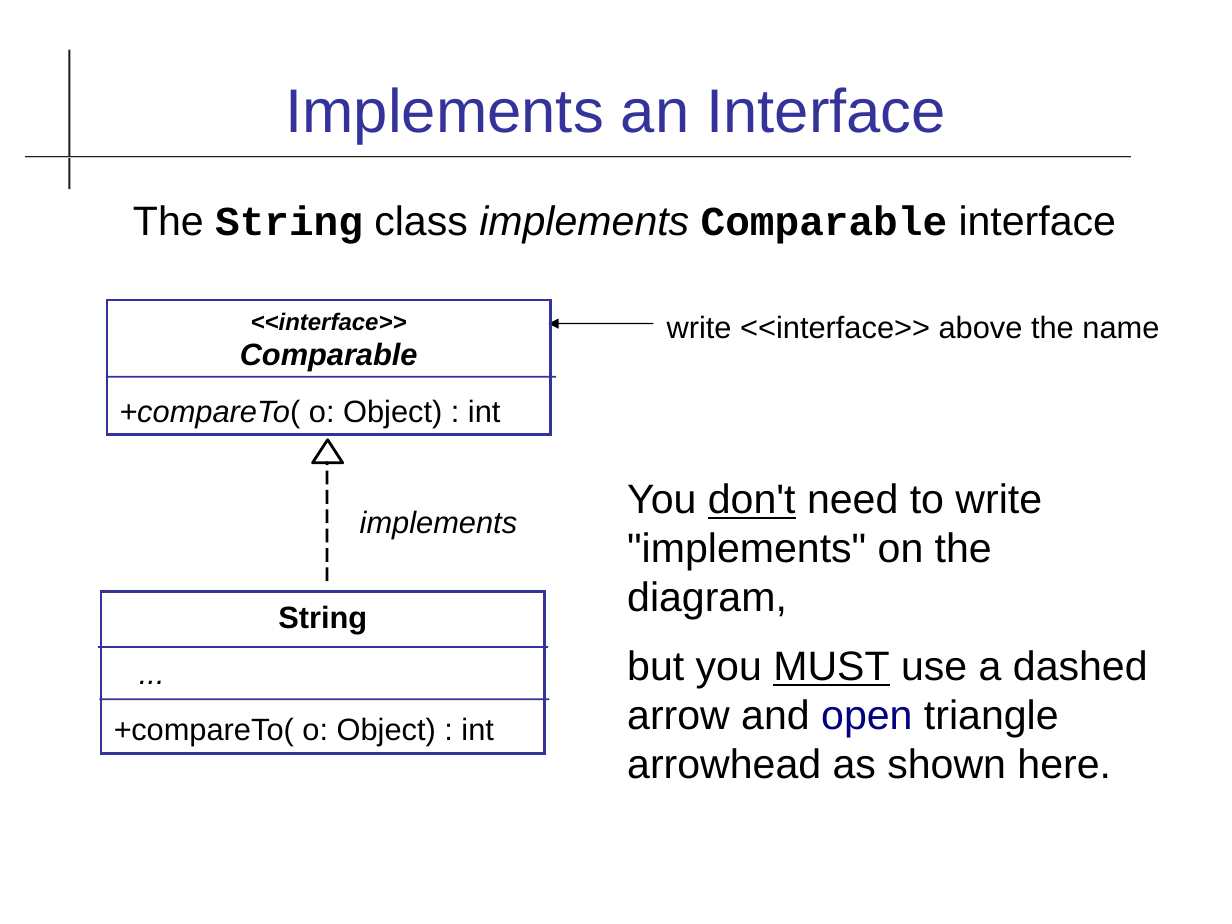
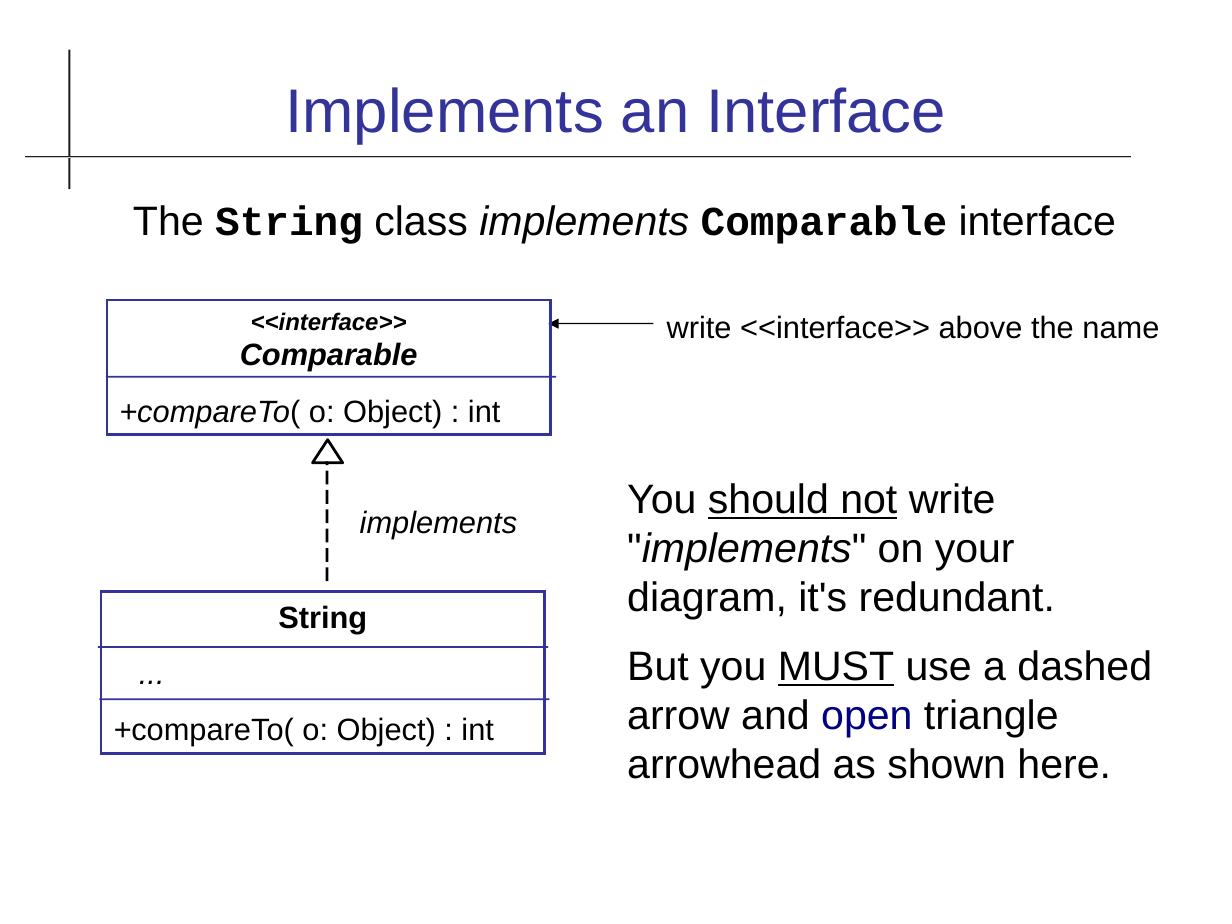
Before and after one commit to cpske/ISP, a slide deck: slide 37 of uml/UML-Class-Diagram.odp. Drawn at 1232x924 pixels with LibreOffice and Linux fonts; fonts in the diff are those of the drawing. Boxes give left, top, right and bottom in pixels: in the first picture for what was removed or moved away, otherwise in the second. Text is boxed around its words. In the diff, an @@ line names an element or a change of style, - is before the commit and + after.

Commit message:
update UML class diagram slides, add Python types

```diff
--- a/uml/UML-Class-Diagram.odp
+++ b/uml/UML-Class-Diagram.odp
@@ text at (x1=627, y1=483, x2=1152, y2=779): text changed @@
-You don't need to write "implements" on the diagram,
-but you MUST use a dashed arrow and open triangle arrowhead as shown here.
+You should not write "implements" on your diagram, it's redundant.
+But you MUST use a dashed arrow and open triangle arrowhead as shown here.
```
Also in this commit, not shown: 11 other slides changed, 1 slide added, 2 other files.
